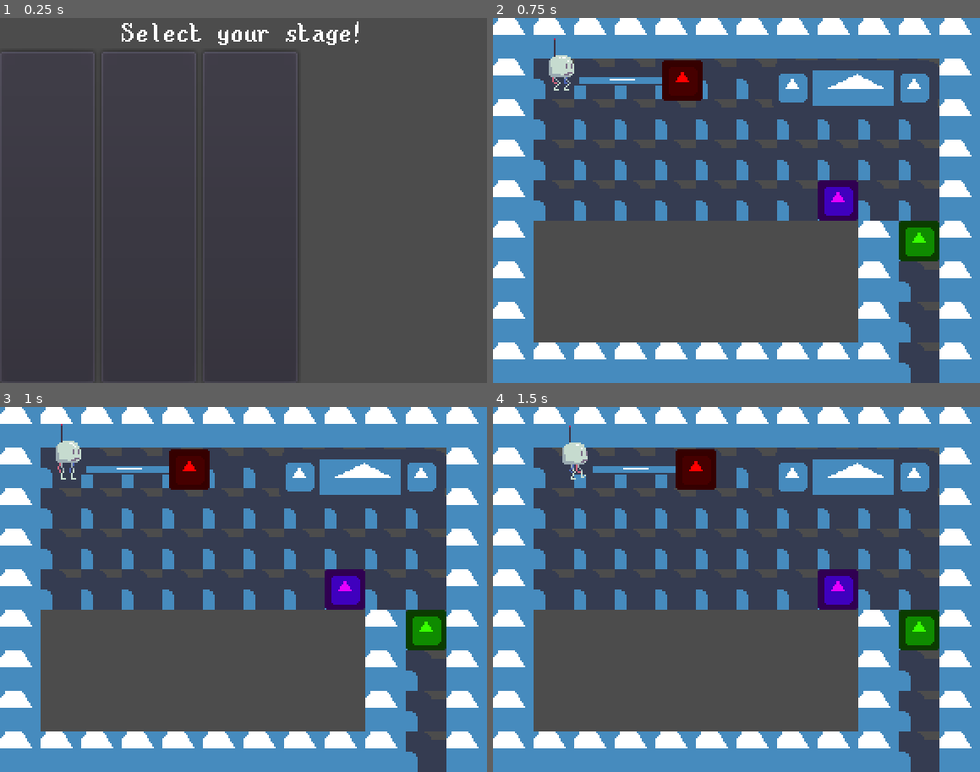
Above: before the commit, frames 1-4 (two rows, left to right).
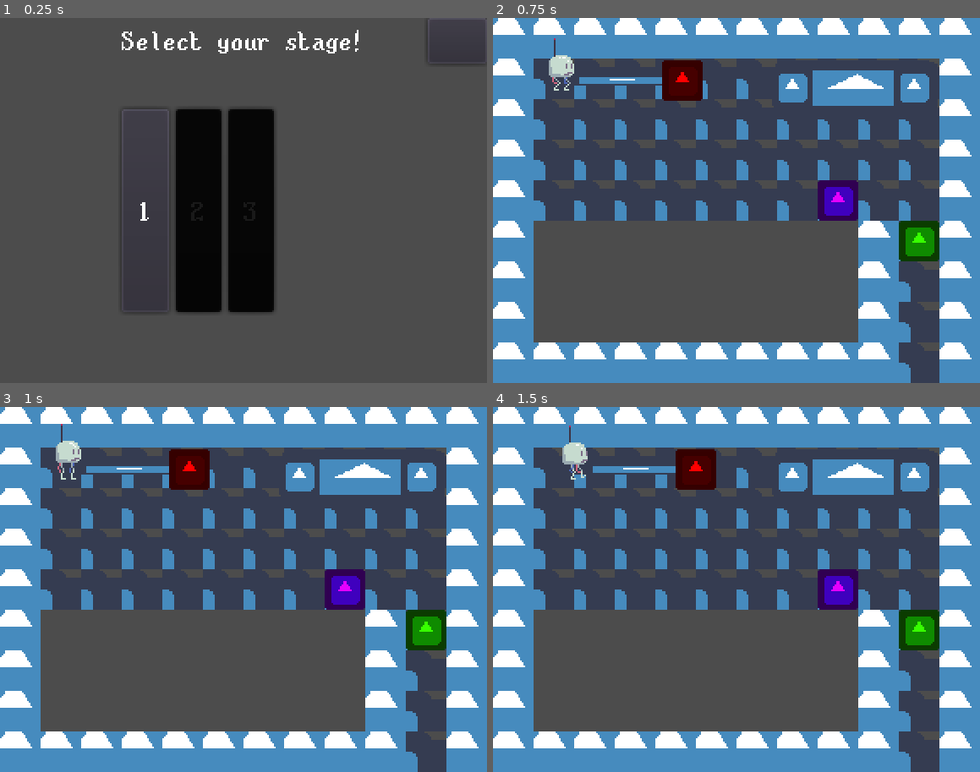
Above: after the commit, the same moments.

Repository: lilizoey/GMTK-jam-2021
Game: Godot game, scene res://UI/StageSelect.tscn
The game is run twice, just before and just after one commit, with the same random seed, the same clock (stepped at 60 frames per second) and the same inputs. The engine's default icon, where the game draws it, is replaced by a stand-in: a white triangle on a blue panel in a dark square.
Inputs (mouse positions are in pixels of both pictures, inside the frame that each line leads up to; where the layout moved, square brackets give the same spot in the first picture):
- Up to frame 1 (0.25 s): no input
- Up to frame 2 (0.75 s): click (639, 211) [541, 218] at 0.5 s
- Up to frame 3 (1 s): no input
- Up to frame 4 (1.5 s): tap Enter at 1.25 s; hold D (move_right) from 1.28 s (still down)

The runs differ from the first frame. In frame 1, 12% of the frame differs, in the area x 1-99%, y 0-100%; in frame 2, nothing differs; in frame 3, nothing differs; in frame 4, nothing differs.

Commit message:
polish a bit

Diff:
--- a/Character/Player/Player.gd
+++ b/Character/Player/Player.gd
@@ -17,6 +17,9 @@
 	$OnFloor.connect("enter_ground", self, "_on_enter_ground")
 
 func _integrate_forces(state: Physics2DDirectBodyState):
+	if Global.paused:
+		return
+
 	var lv := state.get_linear_velocity()
 	var delta := state.get_step()
 
--- a/Global.gd
+++ b/Global.gd
@@ -1,10 +1,11 @@
 extends Node
 
 const stage_select_scene := preload("res://UI/StageSelect.tscn")
-const stage_select_music := preload("res://Misc/theme1.ogg")
+const stage_select_music := preload("res://Misc/theme1_better.ogg")
 
 var current_stage = null
 var finished_current = false
+var paused = false
 
 enum State {
 	locked,
@@ -19,7 +20,12 @@
 	var name: String
 	var song: AudioStream
 
-	func _init(_scene: PackedScene, _name: String,  _song: AudioStream, init_state: int = State.locked):
+	func _init(
+		_scene: PackedScene,
+		_name: String,
+		_song: AudioStream,
+		init_state: int = State.locked
+	):
 		scene = _scene
 		state = init_state
 		name = _name
@@ -70,6 +76,10 @@
 	return true
 
 func finished_current():
+	stages[current_stage].state = State.completed
 	var next_stage := get_next_available_stage()
 	if next_stage and next_stage.state == State.locked:
 		next_stage.state = State.unlocked
+
+func get_current_stage_state() -> StageState:
+	return stages[current_stage]
--- a/MusicPlayer.gd
+++ b/MusicPlayer.gd
@@ -1,8 +1,8 @@
 extends AudioStreamPlayer
 
-const target_volume := 5
-const min_volume := -10
-const fade_speed := 15
+const target_volume := -7.5
+const min_volume := -35
+const fade_speed := 20
 
 var next_song: AudioStream
 
@@ -16,7 +16,8 @@
 var playing_state := 0
 
 func _ready():
-	mix_target = 1
+	mix_target = 0
+	bus = "Music"
 	volume_db = target_volume
 
 func play_song(new_song: AudioStream):
--- a/Stages/Stage.gd
+++ b/Stages/Stage.gd
@@ -30,3 +30,14 @@
 	print("aaa")
 	if character.is_in_group("Player"):
 		exit_stage()
+
+func _unhandled_input(event):
+	if event is InputEventKey:
+		if Input.is_action_just_pressed("pause"):
+			Global.paused = not Global.paused
+			if Global.paused:
+				$UI/Pause.visible = true
+				MusicPlayer.play_song(preload("res://Misc/theme2_elevator_thing_le_fun_est_present.ogg"))
+			else:
+				$UI/Pause.visible = false
+				MusicPlayer.play_song(Global.get_current_stage_state().song)
--- a/Stages/Stage1.tscn
+++ b/Stages/Stage1.tscn
@@ -8,6 +8,7 @@
 [ext_resource path="res://Objects/LinkageChanger.tscn" type="PackedScene" id=6]
 [ext_resource path="res://Objects/Door.tscn" type="PackedScene" id=7]
 [ext_resource path="res://Objects/Button.tscn" type="PackedScene" id=8]
+[ext_resource path="res://UI/Pause.tscn" type="PackedScene" id=9]
 
 [sub_resource type="ConvexPolygonShape2D" id=1]
 points = PoolVector2Array( 24, 24, 0, 24, 0, 0, 24, 0 )
@@ -103,6 +104,9 @@
 [node name="StageFinished" parent="UI" instance=ExtResource( 5 )]
 visible = false
 
+[node name="Pause" parent="UI" instance=ExtResource( 9 )]
+visible = false
+
 [node name="Door" parent="." instance=ExtResource( 7 )]
 position = Vector2( 252, 132 )
 button_paths = [ NodePath("../Button") ]
--- a/Stages/Stage2.tscn
+++ b/Stages/Stage2.tscn
@@ -1,15 +1,16 @@
-[gd_scene load_steps=11 format=2]
+[gd_scene load_steps=12 format=2]
 
 [ext_resource path="res://Character/Player/RodPlayers.tscn" type="PackedScene" id=1]
 [ext_resource path="res://icon.png" type="Texture" id=2]
 [ext_resource path="res://Misc/FinishZone.gd" type="Script" id=3]
 [ext_resource path="res://Stages/Stage.gd" type="Script" id=4]
 [ext_resource path="res://UI/StageFinished.tscn" type="PackedScene" id=5]
+[ext_resource path="res://UI/Pause.tscn" type="PackedScene" id=6]
 
-[sub_resource type="ConvexPolygonShape2D" id=4]
+[sub_resource type="ConvexPolygonShape2D" id=1]
 points = PoolVector2Array( 24, 24, 0, 24, 0, 0, 24, 0 )
 
-[sub_resource type="TileSet" id=5]
+[sub_resource type="TileSet" id=2]
 0/name = "icon.png 0"
 0/texture = ExtResource( 2 )
 0/tex_offset = Vector2( 0, 0 )
@@ -110,9 +111,12 @@
 
 [node name="CollisionShape2D" type="CollisionShape2D" parent="FinishZone"]
 position = Vector2( -158, 194 )
-shape = SubResource( 3 )
+shape = SubResource( 5 )
 
 [node name="UI" type="CanvasLayer" parent="."]
+
+[node name="Pause" parent="UI" instance=ExtResource( 6 )]
+visible = false
 
 [node name="StageFinished" parent="UI" instance=ExtResource( 5 )]
 visible = false
--- a/Stages/Stage3.tscn
+++ b/Stages/Stage3.tscn
@@ -8,6 +8,7 @@
 [ext_resource path="res://Objects/Door.tscn" type="PackedScene" id=6]
 [ext_resource path="res://Objects/LinkageChanger.tscn" type="PackedScene" id=7]
 [ext_resource path="res://Objects/Button.tscn" type="PackedScene" id=8]
+[ext_resource path="res://UI/Pause.tscn" type="PackedScene" id=9]
 
 [sub_resource type="ConvexPolygonShape2D" id=1]
 points = PoolVector2Array( 24, 24, 0, 24, 0, 0, 24, 0 )
@@ -103,6 +104,9 @@
 [node name="StageFinished" parent="UI" instance=ExtResource( 5 )]
 visible = false
 
+[node name="Pause" parent="UI" instance=ExtResource( 9 )]
+visible = false
+
 [node name="LinkageChanger" parent="." instance=ExtResource( 7 )]
 position = Vector2( 216, 36 )
 held_linkage = 2
--- a/Stages/TemplateStage.tscn
+++ b/Stages/TemplateStage.tscn
@@ -1,15 +1,16 @@
-[gd_scene load_steps=11 format=2]
+[gd_scene load_steps=12 format=2]
 
 [ext_resource path="res://Character/Player/RodPlayers.tscn" type="PackedScene" id=1]
 [ext_resource path="res://icon.png" type="Texture" id=2]
 [ext_resource path="res://Misc/FinishZone.gd" type="Script" id=3]
 [ext_resource path="res://Stages/Stage.gd" type="Script" id=4]
 [ext_resource path="res://UI/StageFinished.tscn" type="PackedScene" id=5]
+[ext_resource path="res://UI/Pause.tscn" type="PackedScene" id=6]
 
-[sub_resource type="ConvexPolygonShape2D" id=4]
+[sub_resource type="ConvexPolygonShape2D" id=1]
 points = PoolVector2Array( 24, 24, 0, 24, 0, 0, 24, 0 )
 
-[sub_resource type="TileSet" id=5]
+[sub_resource type="TileSet" id=2]
 0/name = "icon.png 0"
 0/texture = ExtResource( 2 )
 0/tex_offset = Vector2( 0, 0 )
@@ -102,13 +103,16 @@
 script = ExtResource( 3 )
 
 [node name="CollisionShape2D" type="CollisionShape2D" parent="FinishZone"]
-shape = SubResource( 3 )
+shape = SubResource( 5 )
 
 [node name="UI" type="CanvasLayer" parent="."]
 
 [node name="StageFinished" parent="UI" instance=ExtResource( 5 )]
 visible = false
 
+[node name="Pause" parent="UI" instance=ExtResource( 6 )]
+visible = false
+
 [connection signal="both_player_reached" from="FinishZone" to="." method="_on_FinishZone_both_player_reached"]
 [connection signal="player_reached" from="FinishZone" to="." method="_on_FinishZone_player_reached"]
 [connection signal="next_level" from="UI/StageFinished" to="." method="next_level"]
--- /dev/null
+++ b/UI/Mute.gd
@@ -0,0 +1,16 @@
+extends Button
+
+var muted = false
+
+func _ready():
+	connect("pressed", self, "_on_pressed")
+	AudioServer.set_bus_mute(1, muted)
+
+func _on_pressed():
+	muted = not muted
+
+	AudioServer.set_bus_mute(1, muted)
+	if muted:
+		modulate = Color(0.1, 0.1, 0.1)
+	else:
+		modulate = Color(1.0, 1.0, 1.0)
--- /dev/null
+++ b/UI/Pause.tscn
@@ -0,0 +1,36 @@
+[gd_scene load_steps=2 format=2]
+
+[ext_resource path="res://UI/DefaultTheme.tres" type="Theme" id=1]
+
+[node name="Pause" type="Control"]
+anchor_right = 1.0
+anchor_bottom = 1.0
+theme = ExtResource( 1 )
+__meta__ = {
+"_edit_use_anchors_": false
+}
+
+[node name="Panel" type="Panel" parent="."]
+modulate = Color( 0, 0, 0, 0.6 )
+anchor_right = 1.0
+anchor_bottom = 1.0
+__meta__ = {
+"_edit_use_anchors_": false
+}
+
+[node name="VBoxContainer" type="VBoxContainer" parent="."]
+anchor_right = 1.0
+anchor_bottom = 1.0
+__meta__ = {
+"_edit_use_anchors_": false
+}
+
+[node name="Label" type="Label" parent="VBoxContainer"]
+margin_top = 100.0
+margin_right = 288.0
+margin_bottom = 116.0
+size_flags_horizontal = 3
+size_flags_vertical = 6
+text = "Paused"
+align = 1
+valign = 1
--- a/UI/StageButton.gd
+++ b/UI/StageButton.gd
@@ -2,5 +2,21 @@
 
 export var stage_name: String = ""
 
+func init(_stage_name: String):
+	stage_name = _stage_name
+	$Label.text = str(Global.main_stages.find(stage_name) + 1)
+	var stage_state = Global.stages.get(stage_name)
+
+	match stage_state.state:
+		Global.State.locked:
+			modulate = Color(0.1, 0.1, 0.1)
+			disabled = true
+		Global.State.unlocked:
+			modulate = Color(1.0, 1.0, 1.0)
+		Global.State.completed:
+			modulate = Color(0.75, 1.0, 0.75)
+		Global.State.hidden:
+			queue_free()
+
 func _on_pressed():
 	Global.play_stage_name(stage_name)
--- a/UI/StageButton.tscn
+++ b/UI/StageButton.tscn
@@ -12,4 +12,10 @@
 "_edit_use_anchors_": false
 }
 
+[node name="Label" type="Label" parent="."]
+anchor_right = 1.0
+anchor_bottom = 1.0
+align = 1
+valign = 1
+
 [connection signal="pressed" from="." to="." method="_on_pressed"]
--- a/UI/StageSelect.tscn
+++ b/UI/StageSelect.tscn
@@ -1,8 +1,9 @@
-[gd_scene load_steps=4 format=2]
+[gd_scene load_steps=5 format=2]
 
 [ext_resource path="res://UI/Stages.gd" type="Script" id=1]
 [ext_resource path="res://UI/StageSelect.gd" type="Script" id=2]
 [ext_resource path="res://UI/DefaultTheme.tres" type="Theme" id=3]
+[ext_resource path="res://UI/Mute.gd" type="Script" id=4]
 
 [node name="Control" type="Control"]
 anchor_right = 1.0
@@ -20,17 +21,60 @@
 "_edit_use_anchors_": false
 }
 
-[node name="StageSelect!" type="Label" parent="VBoxContainer"]
+[node name="HBoxContainer" type="HBoxContainer" parent="VBoxContainer"]
 margin_right = 288.0
-margin_bottom = 21.0
+margin_bottom = 27.0
+size_flags_horizontal = 3
+size_flags_vertical = 3
+
+[node name="Control" type="Control" parent="VBoxContainer/HBoxContainer"]
+margin_right = 35.0
+margin_bottom = 27.0
+size_flags_horizontal = 3
+size_flags_vertical = 3
+
+[node name="StageSelect!" type="Label" parent="VBoxContainer/HBoxContainer"]
+margin_left = 39.0
+margin_right = 249.0
+margin_bottom = 27.0
+size_flags_horizontal = 3
+size_flags_vertical = 3
+size_flags_stretch_ratio = 6.0
 text = "Select your stage!"
 align = 1
 valign = 1
 
-[node name="Stages" type="GridContainer" parent="VBoxContainer"]
-margin_top = 25.0
+[node name="Button" type="Button" parent="VBoxContainer/HBoxContainer"]
+margin_left = 253.0
+margin_right = 288.0
+margin_bottom = 27.0
+size_flags_horizontal = 3
+size_flags_vertical = 3
+script = ExtResource( 4 )
+__meta__ = {
+"_edit_use_anchors_": false
+}
+
+[node name="CenterContainer" type="CenterContainer" parent="VBoxContainer"]
+margin_top = 31.0
+margin_right = 288.0
+margin_bottom = 198.0
+size_flags_vertical = 3
+size_flags_stretch_ratio = 6.0
+
+[node name="Stages" type="GridContainer" parent="VBoxContainer/CenterContainer"]
+margin_left = 72.0
+margin_top = 23.0
+margin_right = 216.0
+margin_bottom = 143.0
+rect_min_size = Vector2( 144, 120 )
+size_flags_vertical = 3
+columns = 5
+script = ExtResource( 1 )
+
+[node name="Control" type="Control" parent="VBoxContainer"]
+margin_top = 202.0
 margin_right = 288.0
 margin_bottom = 216.0
 size_flags_vertical = 3
-columns = 5
-script = ExtResource( 1 )
+size_flags_stretch_ratio = 0.5
--- a/UI/Stages.gd
+++ b/UI/Stages.gd
@@ -5,5 +5,5 @@
 func _ready():
 	for stage in Global.main_stages:
 		var new_button := stage_button_scene.instance()
-		new_button.stage_name = stage
+		new_button.init(stage)
 		add_child(new_button)
--- a/project.godot
+++ b/project.godot
@@ -88,6 +88,11 @@
 "events": [ Object(InputEventKey,"resource_local_to_scene":false,"resource_name":"","device":0,"alt":false,"shift":false,"control":false,"meta":false,"command":false,"pressed":false,"scancode":124,"unicode":0,"echo":false,"script":null)
  ]
 }
+pause={
+"deadzone": 0.5,
+"events": [ Object(InputEventKey,"resource_local_to_scene":false,"resource_name":"","device":0,"alt":false,"shift":false,"control":false,"meta":false,"command":false,"pressed":false,"scancode":16777217,"unicode":0,"echo":false,"script":null)
+ ]
+}
 
 [layer_names]
 
Not shown, added: Misc/theme1_better.ogg.import
Not shown: 1 places in Stages/Stage1.tscn that only renumber resources
Not shown: 4 places in Stages/Stage2.tscn that only renumber resources
Not shown: 1 places in Stages/Stage3.tscn that only renumber resources
Not shown: 3 places in Stages/TemplateStage.tscn that only renumber resources
Not shown, added: Misc/theme1_better.ogg
